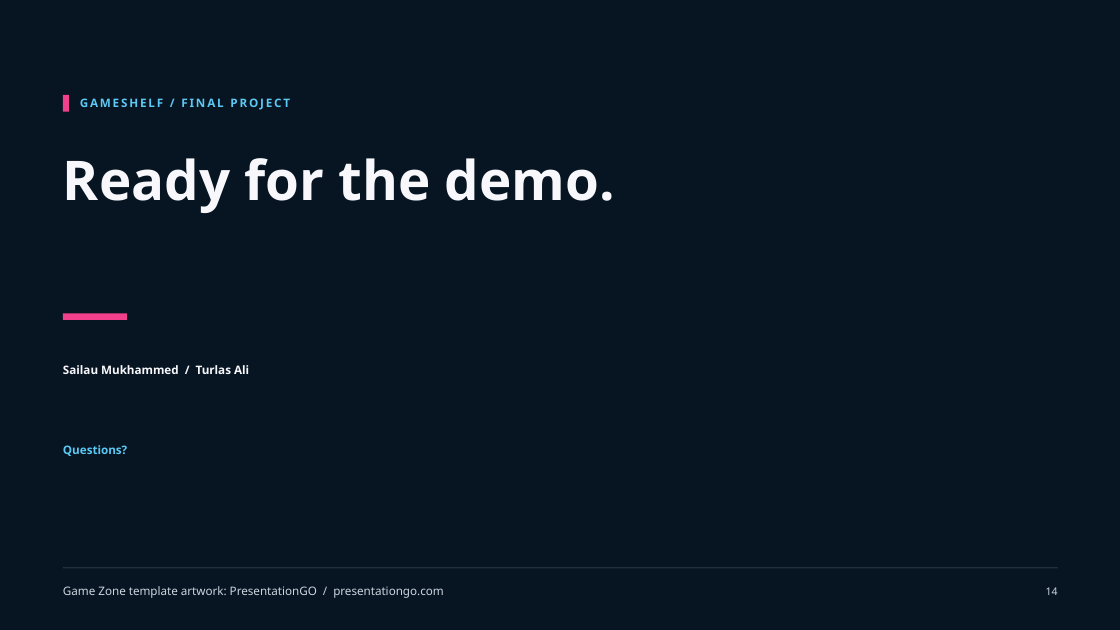
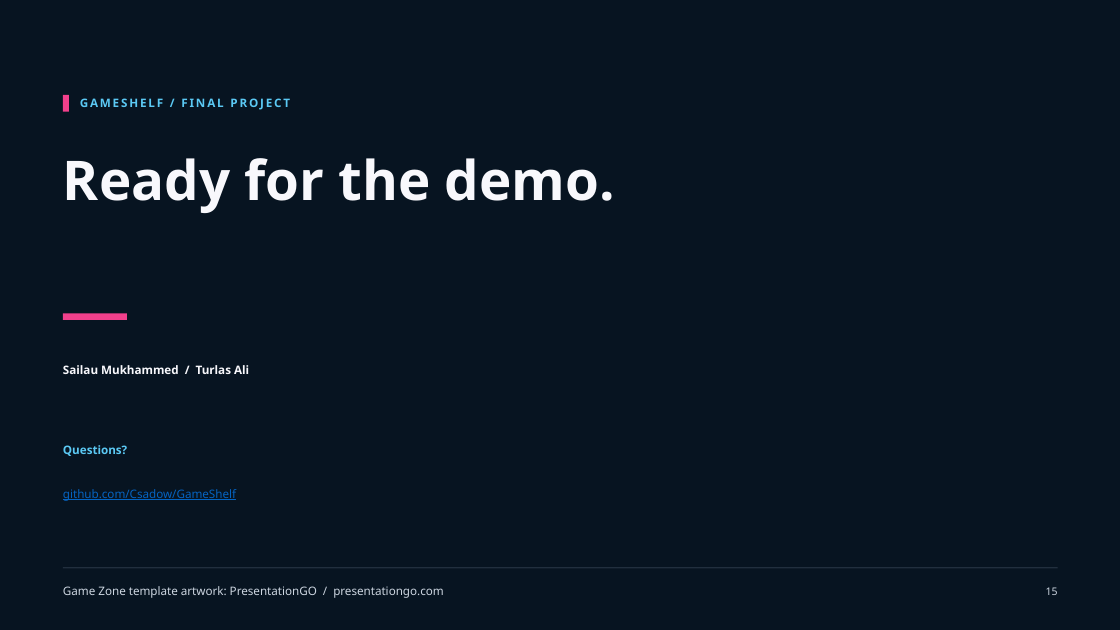
Before and after one commit to Csadow/GameShelf, a slide deck: slide 15 of presentation/GameShelf-Presentation.pptx (slide 14 before the commit). Drawn at 1120x630 pixels with LibreOffice and Linux fonts; fonts in the diff are those of the drawing; background and template pictures are left out. Boxes give left, top, right and bottom in pixels: in the first picture for what was removed or moved away, otherwise in the second. Text is boxed around its words. In the diff, an @@ line names an element or a change of style, - is before the commit and + after.

```diff
--- a/presentation/GameShelf-Presentation.pptx
+++ b/presentation/GameShelf-Presentation.pptx
@@ text added at (63, 489, 236, 501), 10 pt, text #0563C1, underline @@
+github.com/Csadow/GameShelf
@@ text at (1046, 587, 1058, 595): text changed @@
-14
+15
```
Also in this commit, not shown: 1 other slide changed, 1 slide added, 1 other file.
